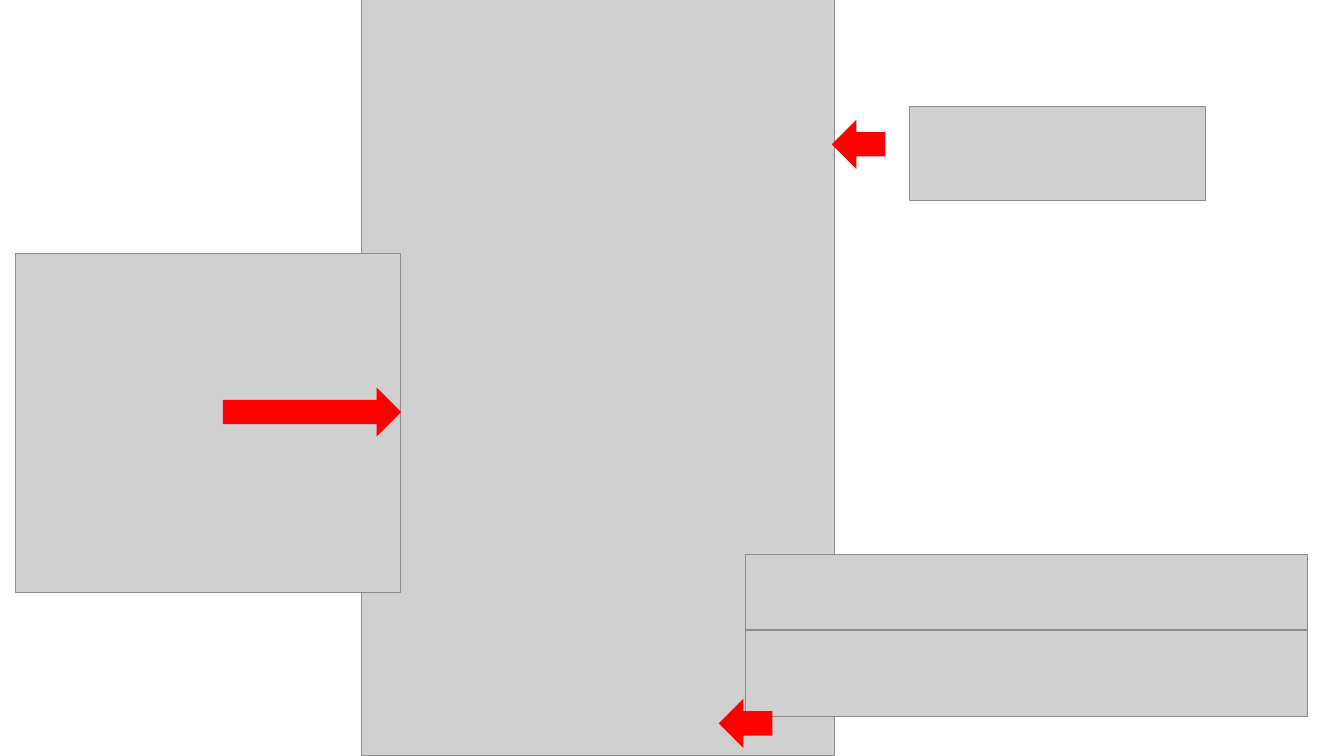
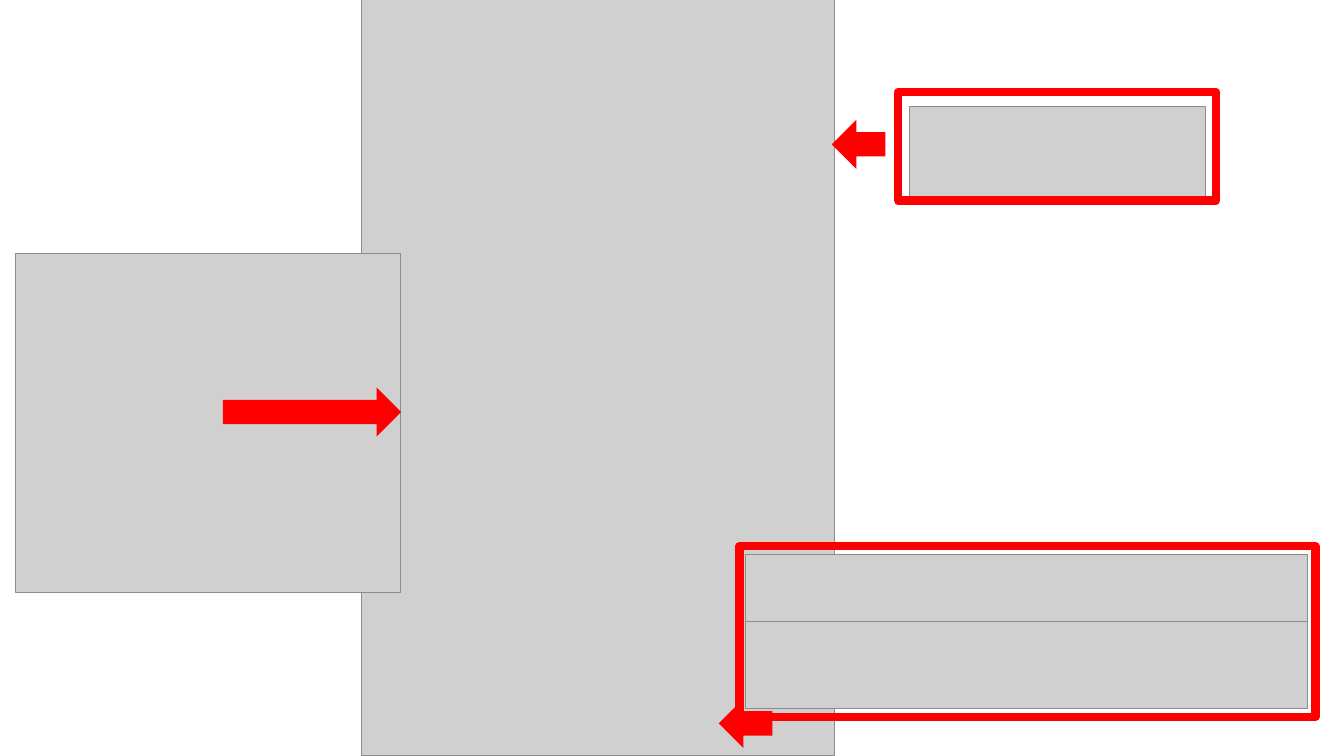
Before and after one commit to ezenteam2/EzenCrowdFunding, a slide deck: slide 5 of project03 화면설계서/project03 - 화면 설계서 - 용승.pptx. Drawn at 1344x756 pixels with LibreOffice and Linux fonts; fonts in the diff are those of the drawing; grey boxes stand for pictures. Boxes give left, top, right and bottom in pixels: in the first picture for what was removed or moved away, otherwise in the second. Text is boxed around its words. In the diff, an @@ line names an element or a change of style, - is before the commit and + after.

```diff
--- a/project03 화면설계서/project03 - 화면 설계서 - 용승.pptx
+++ b/project03 화면설계서/project03 - 화면 설계서 - 용승.pptx
@@ rectangle added at box(898, 92, 1216, 201), outline #FF0000 6 pt @@
@@ rectangle added at box(740, 546, 1316, 717), outline #FF0000 6 pt @@
@@ picture: place and size @@
-picture at box(746, 630, 1309, 717)
+picture at box(746, 622, 1309, 709)
```
Also in this commit, not shown: 3 other slides changed, 11 slides added, 5 slides removed, 24 other files.
